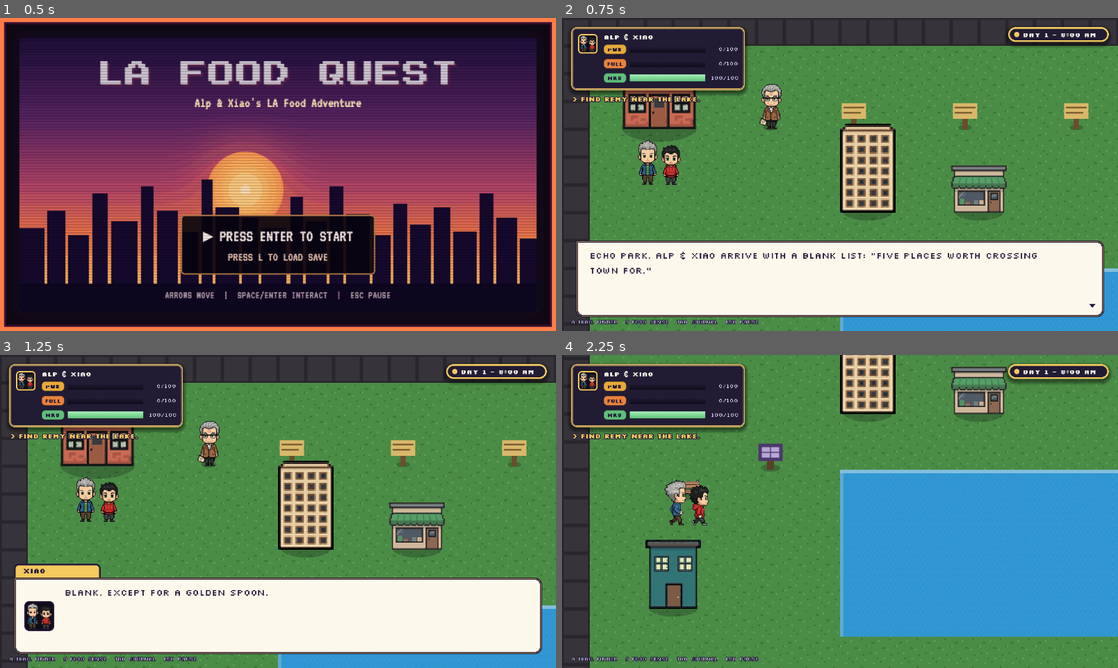
Above: before the commit, frames 1-4 (two rows, left to right).
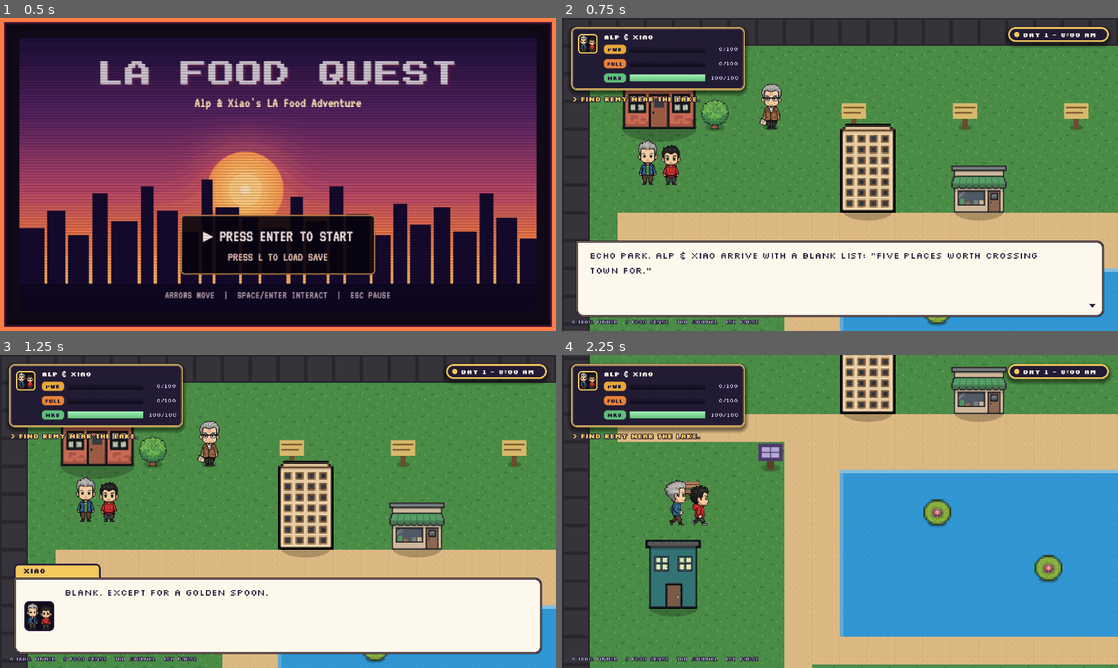
Above: after the commit, the same moments.

Repository: alexselig/la-food-quest
Game: Godot game, scene res://scenes/title.tscn
Two runs of this game, one before a commit and one after it. Both use one fixed random seed, a clock stepped at 60 frames per second and the inputs below.
Inputs:
- Up to frame 1 (0.5 s): no input
- Up to frame 2 (0.75 s): tap Enter (ui_accept) at 0.5 s; hold Right (ui_right) from 0.53 s (still down); tap Q at 0.6 s
- Up to frame 3 (1.25 s): keep holding Right (ui_right); tap Enter (ui_accept) at 0.77 s
- Up to frame 4 (2.25 s): tap Enter (ui_accept) at 1.25, 1.52 s; release Right (ui_right) at 1.28 s; hold Down (ui_down) 1.28-2.03 s; tap Space at 1.35 s; hold Right (ui_right) from 2.03 s (still down); tap Keypad Enter at 2.1 s

Frame 1 is identical in both runs. In frame 2, 9.0% of the frame differs, in the area x 10-100%, y 26-100%; in frame 3, 8.6%; in frame 4, 24%, in the area x 10-100%, y 18-100%.

Commit message:
Layout polish: paths, lake loop, lotus + trees across L1-L3
Add promenade/trail path layers and decorative trees (all levels) plus lotus pads in the
Echo Park lake, using the generated water/path/tree/lotus art. Scenes now read as intended
places (park with a walking loop) instead of objects floating on empty grass. Reachability
tests still pass. Re-export web build.

Co-authored-by: Copilot <223556219+Copilot@users.noreply.github.com>
Copilot-Session: 8fbc18d6-581f-49a3-a43e-86521cc1b0f3

Diff:
--- a/scripts/data/game_data.gd
+++ b/scripts/data/game_data.gd
@@ -88,11 +88,20 @@
 		"opening_dialogue": "L1_OPENING",
 		"spawns": {"start": [3, 5], "from_griffith": [31, 10]},
 		"water": [[10, 9, 13, 6]],
+		"paths": [[2, 7, 28, 1], [8, 7, 1, 10], [9, 8, 15, 1], [9, 15, 15, 1], [9, 8, 1, 8], [23, 8, 1, 8]],
 		"obstacles": [
 			{"id": "fill_apartment_a", "rect": [10, 5, 2, 2]},
 			{"id": "fill_shop_a", "rect": [14, 5, 2, 2]},
 			{"id": "fill_office", "rect": [24, 6, 2, 2]},
 			{"id": "fill_house", "rect": [3, 12, 2, 2]},
+			{"id": "tree", "rect": [5, 3, 1, 1]},
+			{"id": "tree", "rect": [30, 4, 1, 1]},
+			{"id": "tree", "rect": [2, 19, 1, 1]},
+			{"id": "tree", "rect": [31, 18, 1, 1]},
+			{"id": "tree", "rect": [26, 18, 1, 1]},
+			{"id": "lotus", "rect": [13, 10, 1, 1]},
+			{"id": "lotus", "rect": [17, 12, 1, 1]},
+			{"id": "lotus", "rect": [20, 11, 1, 1]},
 		],
 		"objects": [
 			{"type": "rest_point", "id": "home", "name": "Apartment", "rect": [2, 2, 3, 2], "mode": "home", "sprite": "home"},
@@ -124,10 +133,18 @@
 		"opening_dialogue": "L2_OPENING",
 		"spawns": {"start": [4, 4], "from_echo": [4, 4]},
 		"water": [],
+		"paths": [[3, 6, 34, 1], [8, 6, 1, 15], [8, 20, 30, 1]],
 		"obstacles": [
 			{"id": "fill_office", "rect": [29, 3, 2, 2]},
 			{"id": "fill_house", "rect": [14, 9, 2, 2]},
 			{"id": "fill_shop_b", "rect": [22, 14, 2, 2]},
+			{"id": "tree", "rect": [3, 3, 1, 1]},
+			{"id": "tree", "rect": [37, 3, 1, 1]},
+			{"id": "tree", "rect": [2, 21, 1, 1]},
+			{"id": "tree", "rect": [37, 20, 1, 1]},
+			{"id": "tree", "rect": [34, 17, 1, 1]},
+			{"id": "tree", "rect": [17, 21, 1, 1]},
+			{"id": "tree", "rect": [25, 8, 1, 1]},
 		],
 		"objects": [
 			{"type": "npc", "id": "sol", "name": "Ranger Sol", "cell": [8, 4], "dialogue": "L2_MEET_RANGER", "starts_quest": "L2_MAIN", "sprite": "npc"},
@@ -153,10 +170,16 @@
 		"opening_dialogue": "L3_OPENING",
 		"spawns": {"start": [4, 4], "from_griffith": [4, 4]},
 		"water": [],
+		"paths": [[3, 6, 34, 1], [8, 6, 1, 15], [8, 20, 30, 1]],
 		"obstacles": [
 			{"id": "fill_shop_a", "rect": [14, 4, 2, 2]},
 			{"id": "fill_shop_b", "rect": [30, 8, 2, 2]},
 			{"id": "fill_office", "rect": [20, 15, 2, 2]},
+			{"id": "tree", "rect": [3, 21, 1, 1]},
+			{"id": "tree", "rect": [37, 21, 1, 1]},
+			{"id": "tree", "rect": [6, 20, 1, 1]},
+			{"id": "tree", "rect": [14, 20, 1, 1]},
+			{"id": "tree", "rect": [37, 3, 1, 1]},
 		],
 		"objects": [
 			{"type": "npc", "id": "han", "name": "Mrs. Han", "cell": [8, 4], "dialogue": "L3_MEET_HAN", "starts_quest": "L3_MAIN", "sprite": "npc"},
Not shown, changed: docs/index.html
Not shown, changed: docs/index.pck
